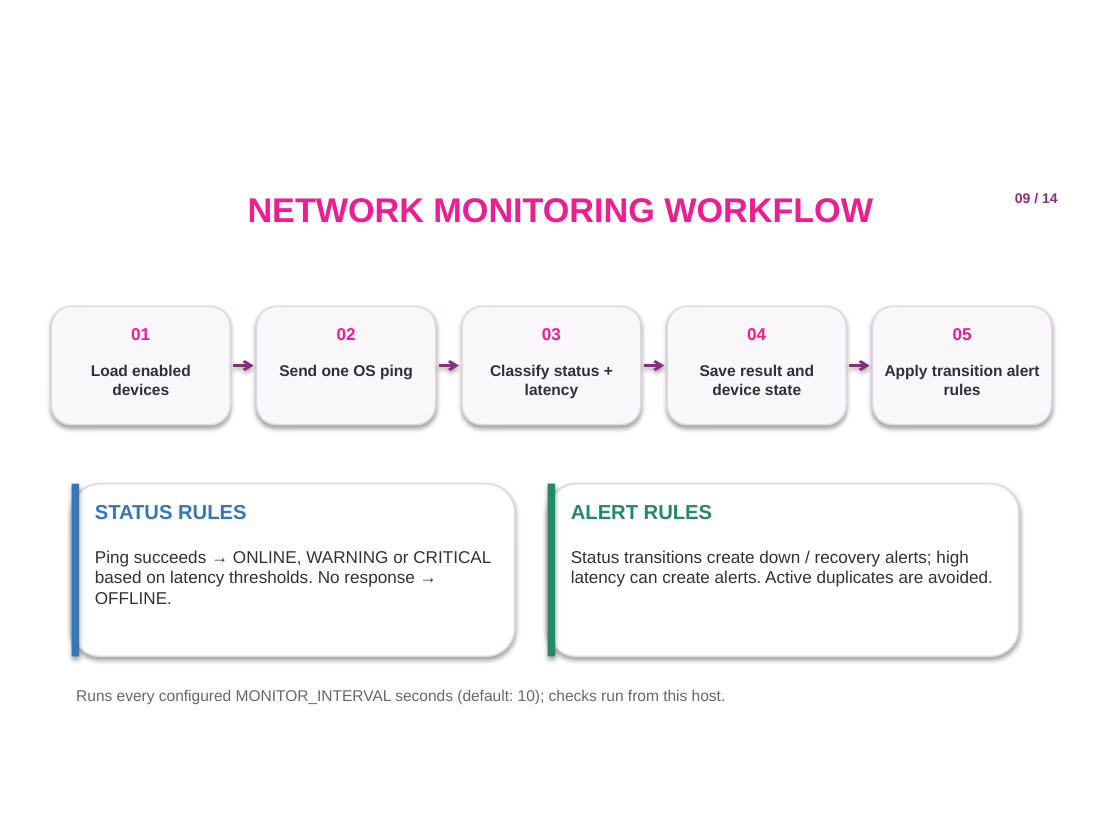
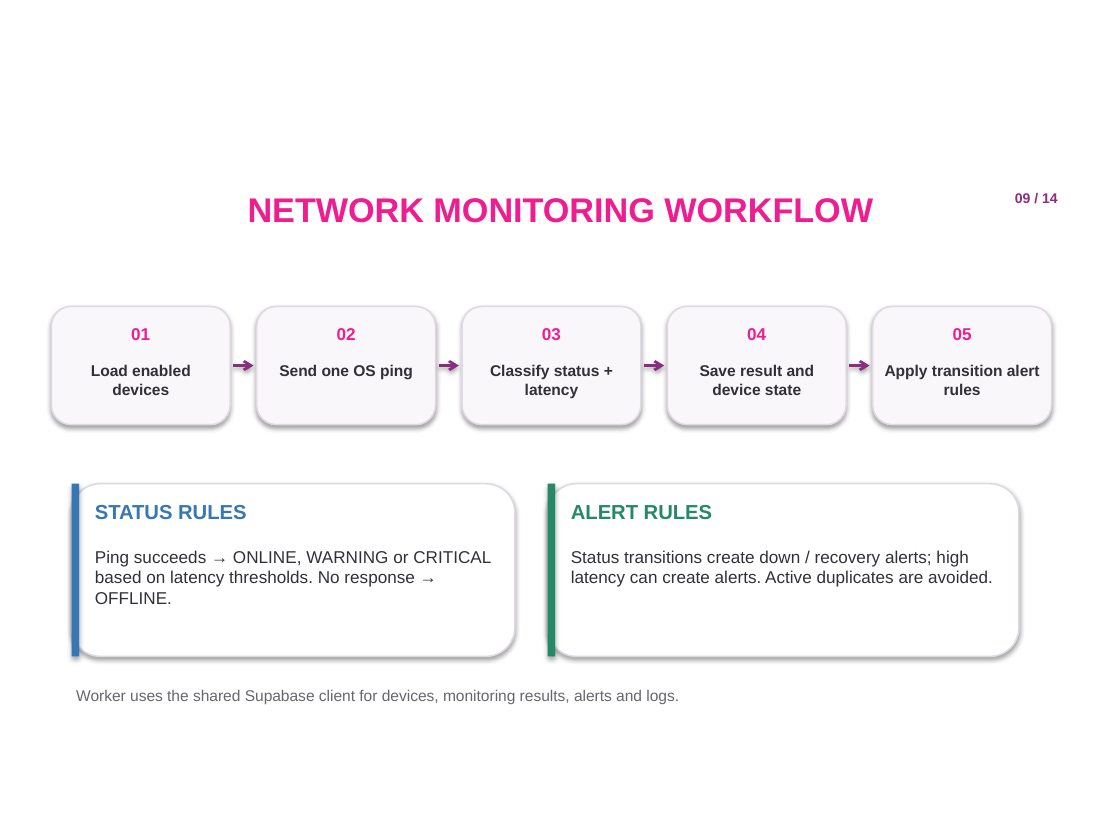
Before and after one commit to Harshit-pundir/NetPulse, a slide deck: slide 9 of NetPulse_Project_Presentation.pptx. Drawn at 1120x840 pixels with LibreOffice and Linux fonts; fonts in the diff are those of the drawing; background and template pictures are left out. Boxes give left, top, right and bottom in pixels: in the first picture for what was removed or moved away, otherwise in the second. Text is boxed around its words. In the diff, an @@ line names an element or a change of style, - is before the commit and + after.

Commit message:
Switch NetPulse database access to Supabase Python Client

```diff
--- a/NetPulse_Project_Presentation.pptx
+++ b/NetPulse_Project_Presentation.pptx
@@ text at (76,689,679,704): text changed @@
-Runs every configured MONITOR_INTERVAL seconds (default: 10); checks run from this host.
+Worker uses the shared Supabase client for devices, monitoring results, alerts and logs.
```
Also in this commit, not shown: 4 other slides changed, 16 other files.
